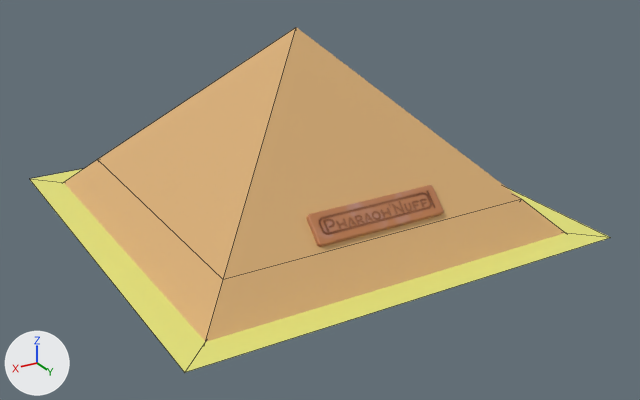
An edit to the Blender file art_working/Pyramid.blend, drawn before and after from the same camera.
One viewpoint serves both versions: a camera (50 mm lens) standing at (24.55, 43.52, 21.82) and looking at (-0.29, 2.12, 1.12). Arrows for +X, +Y and +Z are at lower left; the lights stay in place. Mesh edges are drawn as thin lines on the coarser meshes.

In view in the first picture: 'Base', 'Sand', 'Side_E', 'Side_N'.
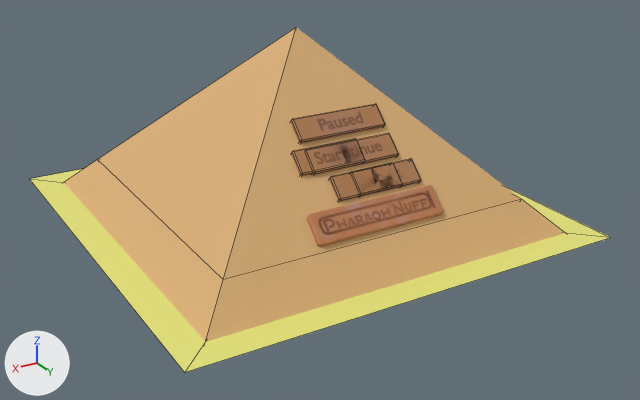
The change in detail:
Picture 'Ucupaint Material.001 Color.001' (img_ucupaint_material_001_color_001) is new.
Material 'Material.002' (mat_material_002) is new.
Uses the picture img_ucupaint_material_001_color_001.
Mesh me_cube_001 is new.
It has 20 vertices, 17 faces and spans x -2.02..2.02, y -0.71..0.71, z -0.55..0.42.
It uses material mat_material_002.
Mesh me_cube_005 is new.
It has 20 vertices, 17 faces and spans x -1.99..1.99, y -0.71..0.71, z -0.55..0.42.
It uses material mat_material_002.
Mesh me_cube_007 is new.
It has 20 vertices, 17 faces and spans x -2.72..2.72, y -0.71..0.71, z -0.55..0.42.
It uses material mat_material_002.
Mesh me_cube_008 is new.
It has 20 vertices, 17 faces and spans x -2.72..2.72, y -0.71..0.71, z -0.55..0.42.
It uses material mat_material_002.
Object 'ExitButton.001' (ob_exitbutton_001) is new; it shows me_cube_001.
Its location is (-1.37, 7.03, 3.91).
Its rotation in degrees is (45, 0, -180).
Object 'StartButton' (ob_startbutton) is new; it shows me_cube_005.
Its location is (1.44, 5.74, 5.2).
Its rotation in degrees is (45, 0, -180).
Object 'ExitButton' (ob_exitbutton) is new; it shows a copy of me_cube_001.
Its parent is ob_pausemenu_grp.
Its matrix parent inverse is Matrix(((1.0, 0.0, 0.0, 0.0292), (0.0, 1.0, 0.0, -5.763), (0.0, 0.0, 1.0, -5.181), (0.0, 0.0, 0.0, 1.0))).
Its location is (-0.115, 7.034, 3.91).
Its rotation in degrees is (45, 0, 180).
Object '_PauseMenu_grp' (ob_pausemenu_grp) is new.
Its location is (-0.0292, 5.763, 5.181).
Object 'ContinueButton' (ob_continuebutton) is new; it shows me_cube_007.
Its parent is ob_pausemenu_grp.
Its matrix parent inverse is Matrix(((1.0, 0.0, 0.0, 0.0292), (0.0, 1.0, 0.0, -5.763), (0.0, 0.0, 1.0, -5.181), (0.0, 0.0, 0.0, 1.0))).
Its location is (0.0137, 5.797, 5.147).
Its rotation in degrees is (45, 0, 180).
Object 'PauseButton' (ob_pausebutton) is new; it shows me_cube_008.
Its parent is ob_pausemenu_grp.
Its matrix parent inverse is Matrix(((1.0, 0.0, 0.0, 0.0292), (0.0, 1.0, 0.0, -5.763), (0.0, 0.0, 1.0, -5.181), (0.0, 0.0, 0.0, 1.0))).
Its location is (0.0137, 4.458, 6.486).
Its rotation in degrees is (45, 0, 180).

Pixel boxes (x1, y1, x2, y2) of what changed, in the pictures (640 x 400 px):
'PauseButton', added
    after: (291, 104, 385, 143)
'ContinueButton', added
    after: (312, 133, 399, 175)
'StartButton', added
    after: (291, 138, 364, 176)
'ExitButton', added
    after: (329, 163, 402, 201)
'ExitButton.001', added
    after: (352, 159, 421, 197)
